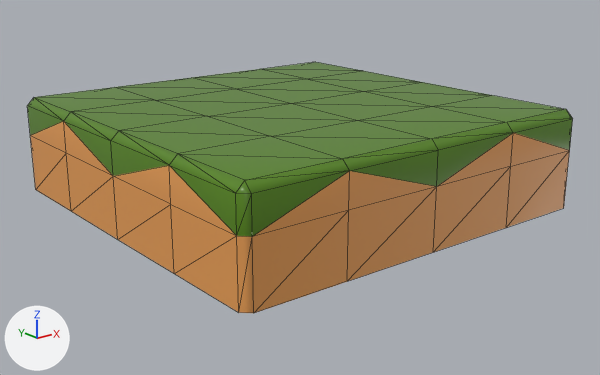
Before and after pictures for a commit that changed the glTF model items/misc/shop_display/shop_display.glb.
Before and after are seen from a 50 mm camera at (-1.282, -1.638, 0.675) aimed at (0.0, -0.036, 0.035). Lighting does not change. The marker at lower left points along +X, +Y and +Z. Mesh edges are drawn as thin lines. Vertices at the same position are counted once.

The first picture shows 'shop_display'.
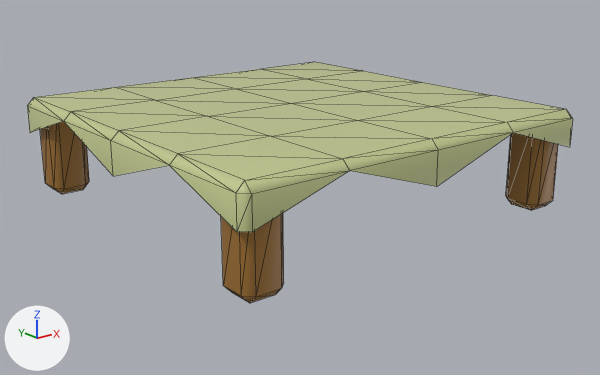
Pixel boxes [x1, y1, x2, y2] of what changed, in the pictures (600 x 375 px):
'shop_display', recoloured, reshaped (green to yellow)
    before: [27, 62, 573, 313]
    after: [27, 62, 573, 303]
part 1 of me_cube_008, added (brown)
    after: [221, 213, 284, 303]
part 2 of me_cube_008, added (brown)
    after: [506, 133, 558, 210]
part 3 of me_cube_008, added (brown)
    after: [40, 121, 89, 194]
part 4 of me_cube_008, cut back
    before: [27, 106, 573, 313]
    after: [27, 106, 573, 232]

The change in detail:
Material 'shopdisplay_bottom' (mat_shopdisplay_bottom) changes colour from orange #e79e54 to brown #a17332; in linear values from (0.8, 0.341, 0.0889) to (0.358, 0.171, 0.0322).
Material 'shopdisplay_top' (mat_shopdisplay_top) changes colour from green #558413 to yellow #c3c98f; in linear values from (0.0898, 0.23, 0.00668) to (0.547, 0.587, 0.275).
me_cube_008 is used by ob_shop_display; location (0.0, 0.0, 0.0).
me_cube_008 had 85 vertices, 148 faces and spanned x -0.5..0.5, y -0.5..0.5, z 0.0..0.25.
me_cube_008 now has 137 vertices, 212 faces and spans x -0.5..0.5, y -0.5..0.5, z 0.0..0.25.
me_cube_008 part 1: a new loose piece of 20 vertices spanning x -0.48..-0.38, y -0.48..-0.38, z 0.0..0.237, in mat_shopdisplay_bottom (brown #a17332).
me_cube_008 part 2: a new loose piece of 20 vertices spanning x 0.38..0.48, y -0.48..-0.38, z 0.0..0.237, in mat_shopdisplay_bottom (brown #a17332).
me_cube_008 part 3: a new loose piece of 20 vertices spanning x -0.48..-0.38, y 0.38..0.48, z 0.0..0.237, in mat_shopdisplay_bottom (brown #a17332).
Part 4, on me_cube_008:
36 vertices are removed from x -0.5..0.5, y -0.5..0.5, z 0.0..0.15.
72 faces are deleted.
8 new vertices lie (0.0, 0.0, -0.072) away from vertices in x -0.5..0.5, y -0.5..0.5, z 0.23.
16 new faces join them, mat_shopdisplay_top (yellow #c3ca8f).
